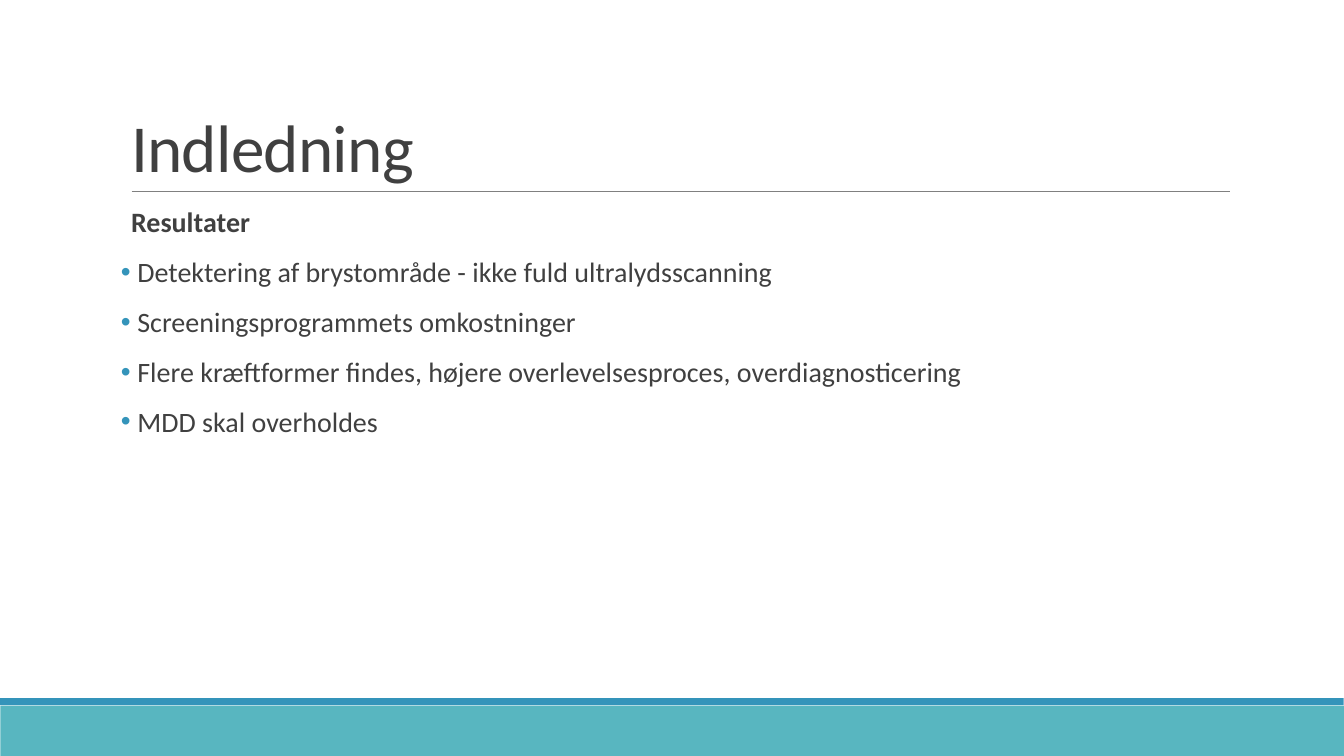
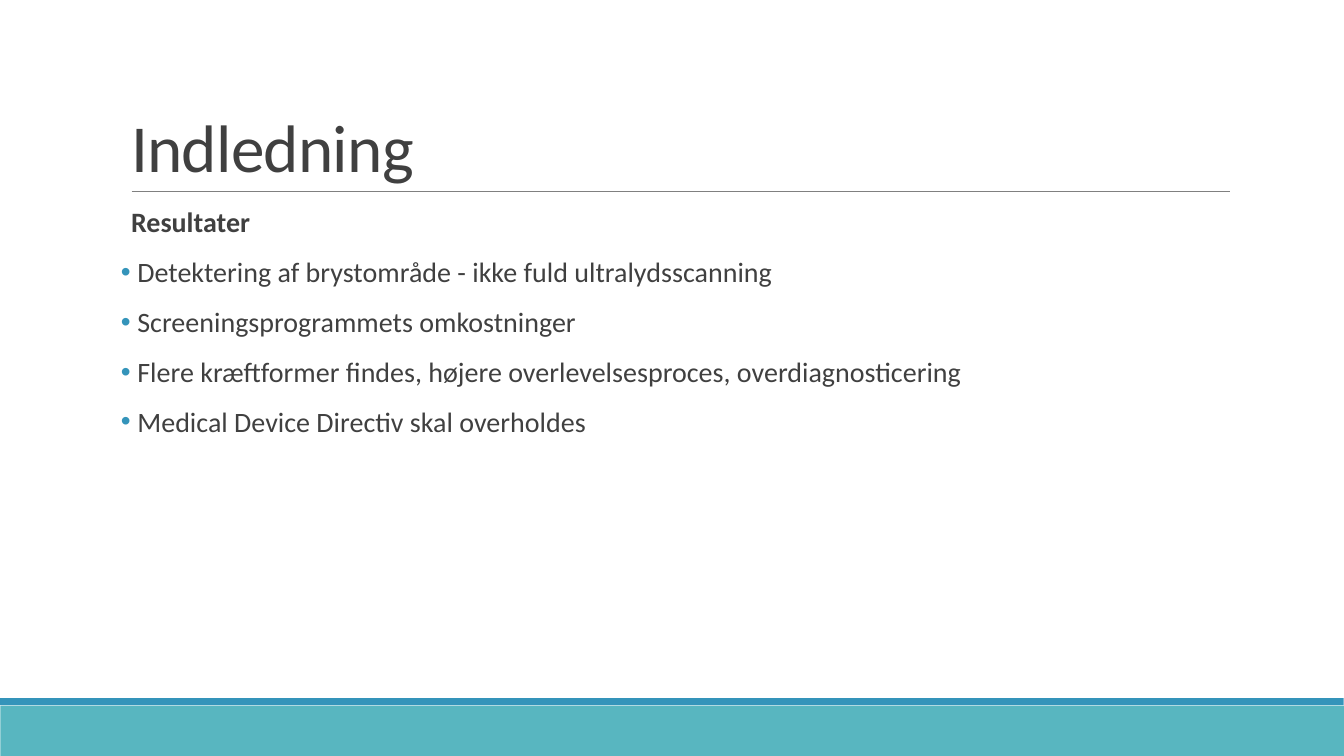
Before and after one commit to zeroregard/Automatic-Sonography, a slide deck: slide 5 of Præsentation_Eksamen.pptx. Drawn at 1344x756 pixels with LibreOffice and Linux fonts; fonts in the diff are those of the drawing. Boxes give left, top, right and bottom in pixels: in the first picture for what was removed or moved away, otherwise in the second. Text is boxed around its words. In the diff, an @@ line names an element or a change of style, - is before the commit and + after.

```diff
--- a/Præsentation_Eksamen.pptx
+++ b/Præsentation_Eksamen.pptx
@@ text at [137,412,585,432]: text changed @@
-• MDD skal overholdes
+• Medical Device Directiv skal overholdes
```
Also in this commit, not shown: 1 other slide changed.
